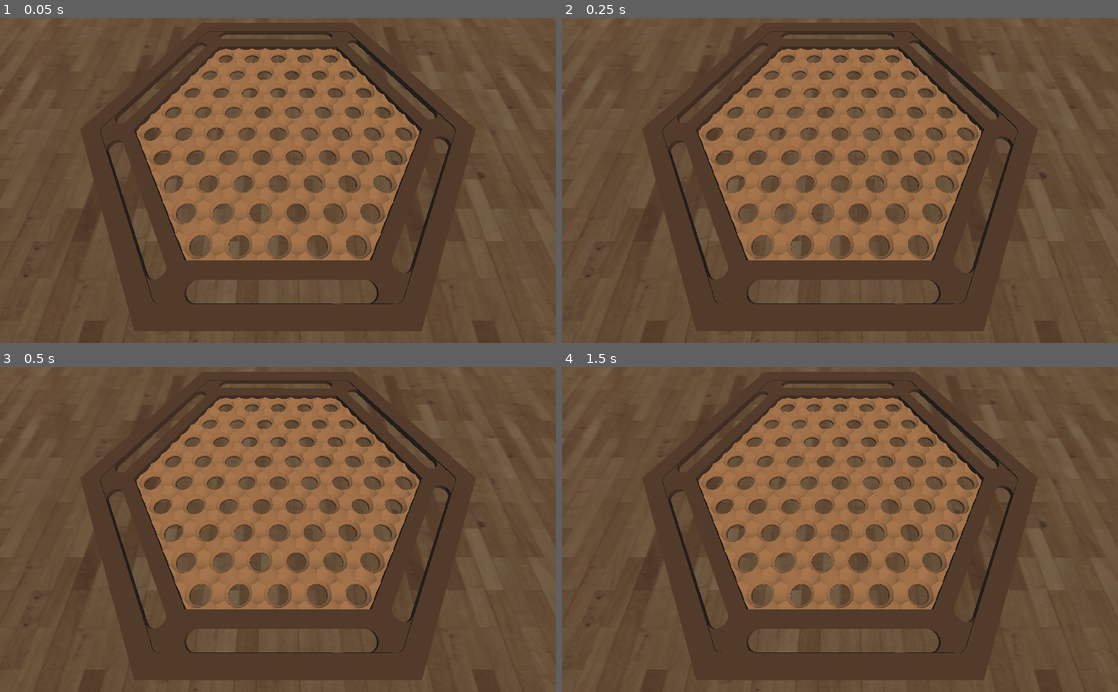
Above: before the commit, frames 1-4 (two rows, left to right).
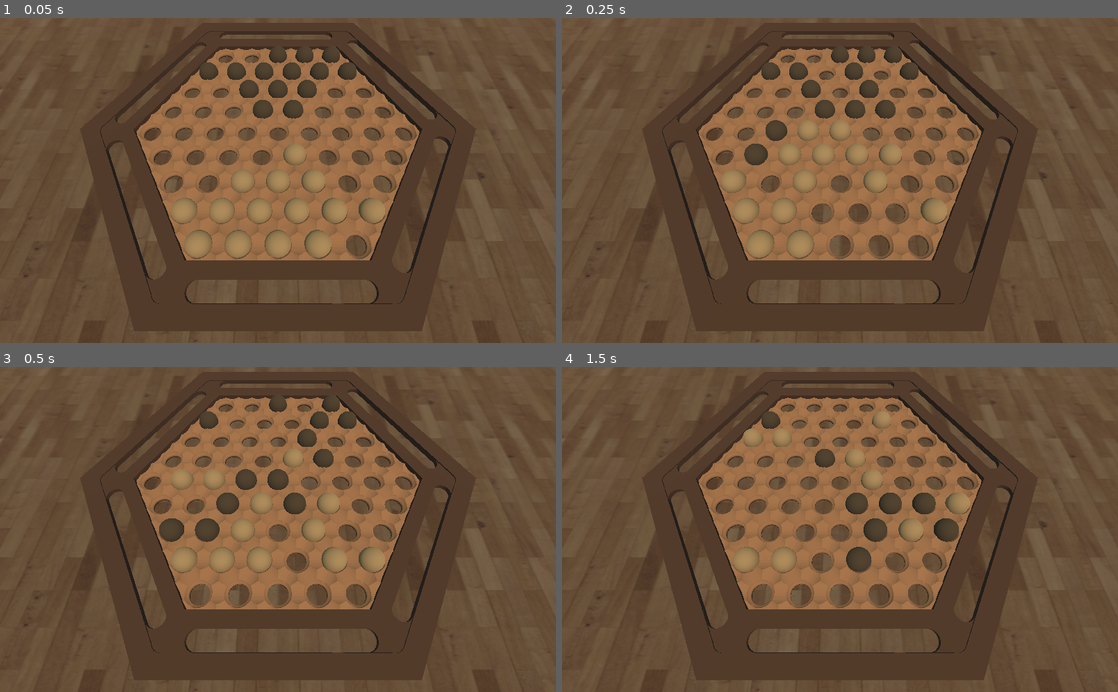
Above: after the commit, the same moments.

Repository: mmrahneshin/AI-Abalone
Game: Godot game, scene res://Scenes/Game.tscn
Two runs of this game, one before a commit and one after it. Both use one fixed random seed, a clock stepped at 60 frames per second and the inputs below.
Inputs:
- Up to frame 1 (0.05 s): no input
- Up to frame 2 (0.25 s): no input
- Up to frame 3 (0.5 s): no input
- Up to frame 4 (1.5 s): tap Enter at 0.5 s

The runs differ from the first frame. In frame 1, 4.9% of the frame differs, in the area x 31-70%, y 8-74%; in frame 2, 4.4%; in frame 3, 4.0%; in frame 4, 2.7%.
Error before the commit: Parse Error: The identifier "index" isn't declared in the current scope. (res://Scripts/Visualizer.gd:314)

Commit message:
show history of moves

Diff:
--- a/Scripts/Visualizer.gd
+++ b/Scripts/Visualizer.gd
@@ -24,6 +24,7 @@
 var state
 var turn
 var history = []
+var move_number = 0
 
 func _ready():
 	draw_complete_board(BoardManager.current_board)
@@ -31,12 +32,14 @@
 	state = State.new(first_board, 0,0)
 	turn = 1
 
+
 func _process(delta):
 	if state.black_score != 6 and state.white_score != 6:
+		move_number += 1
 		history.append(state.board)
 
 #	minimax function -------------------------
-#	state = minimax_depth_limit(state, 2, turn)
+#		state = minimax_depth_limit(state, 2, turn)
 #	minimax function -------------------------
 
 #	alpha beta function------------------------
@@ -44,9 +47,10 @@
 #	alpha beta function------------------------
 
 #	forward_pruning_with_alphaBetaSearch function------------------------
-#		state = forward_pruning_with_alphaBetaSearch(state, 2, turn)
+		state = forward_pruning_with_alphaBetaSearch(state, 2, turn)
 #	forward_pruning_with_alphaBetaSearch function------------------------
-
+		if state.black_score == 6 or state.white_score == 6:
+			history.append(state.board)
 		update_board(state.board)
 		turn = 3 - turn
 
@@ -285,30 +289,23 @@
 		var press = event.as_text().replace("Kp ", "")
 
 		if press == "Right":
-			print("History, Towards forward:", index)
-			if index < history.size() - 1:
-				index = index + 1
-				update_board(history[index].board)
-			elif index == history.size() - 1:
-				index = 0
-				update_board(history[index].board)
+			if move_number < history.size() - 1:
+				print("iterate forward:", move_number)
+				move_number += 1
+				update_board(history[move_number])
 
 		elif press == "Left":
-			print("History, Towards backward:")
-			if index - 1 >= 0:
-				index = index - 1
-				update_board(history[index].board)
-			elif index == 0:
-				index = history.size() - 1
-				update_board(history[index].board)
+			if move_number > 0:
+				print("iterate backward:", move_number)
+				move_number -= 1
+				update_board(history[move_number])
 
 		elif press == "S":
-			print("History, Start of the game:")
-			index = 0;
-			update_board(all_states[index].board)
+			move_number = 0;
+			print("Start:", move_number)
+			update_board(history[move_number])
+
 		elif press == "E":
-			print("History: End of the game")
-			index = all_states.size() - 1;
-			update_board(all_states[index].board)
-
-		print("index: ", index)
+			move_number = history.size() - 1;
+			print("End:" , move_number)
+			update_board(history[move_number])
